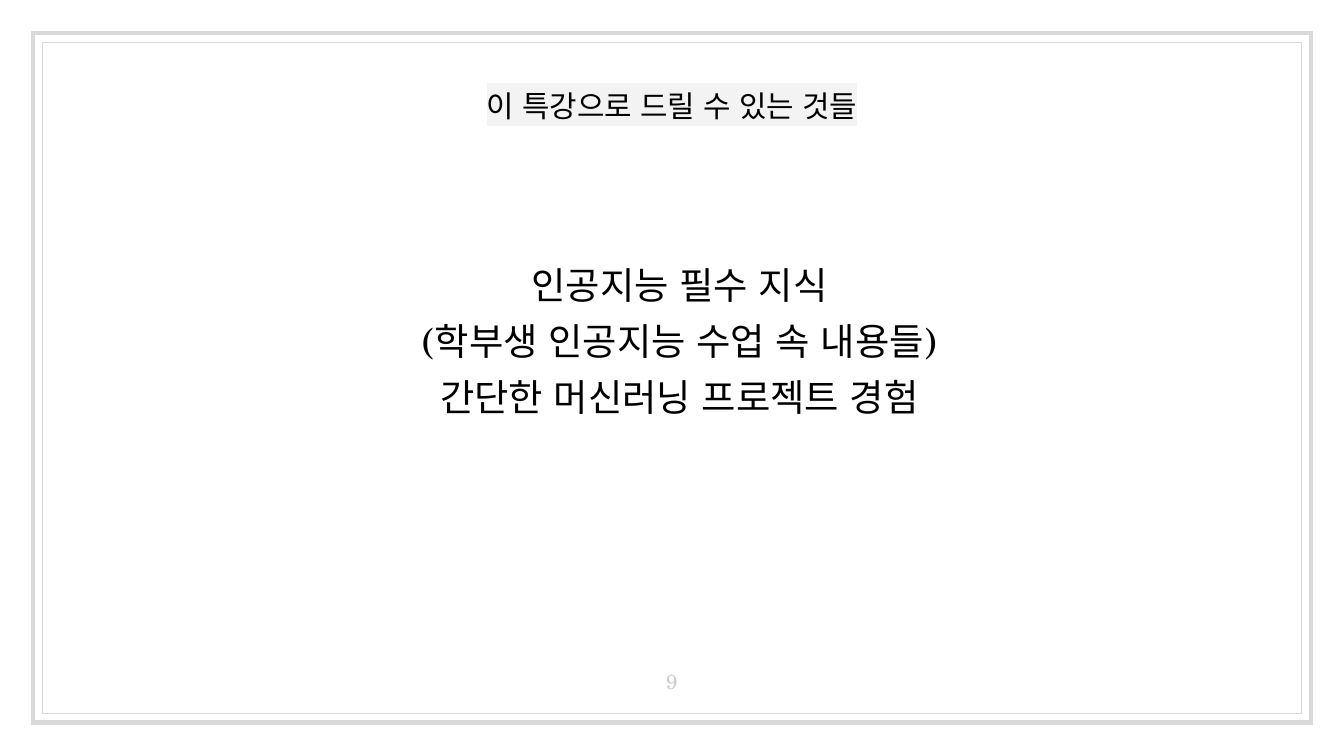
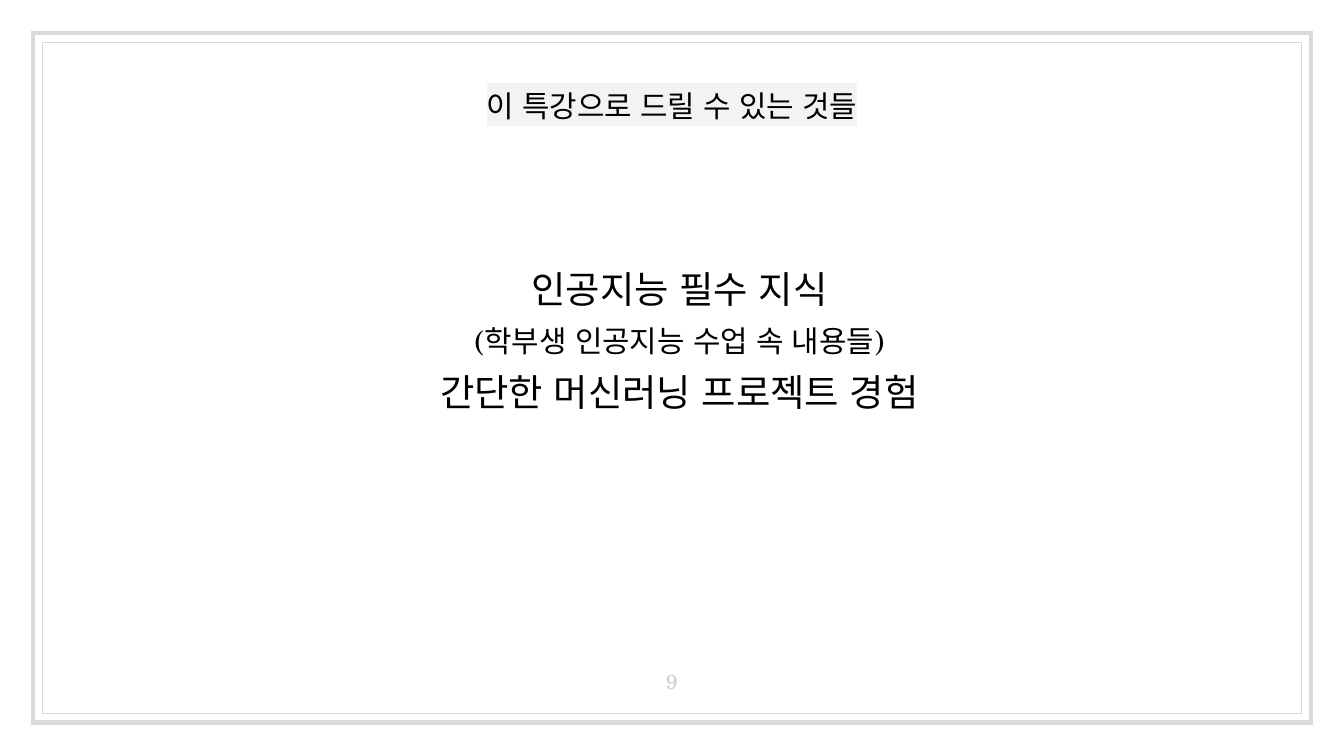
Before and after one commit to kangtegong-lectures/ai-class, a slide deck: slide 9 of 1일차/1026-1-오리엔테이션.pptx. Drawn at 1344x756 pixels with LibreOffice and Linux fonts; fonts in the diff are those of the drawing. Boxes give left, top, right and bottom in pixels: in the first picture for what was removed or moved away, otherwise in the second. Text is boxed around its words. In the diff, an @@ line names an element or a change of style, - is before the commit and + after.

```diff
--- a/1일차/1026-1-오리엔테이션.pptx
+++ b/1일차/1026-1-오리엔테이션.pptx
@@ text at (475,327,884,356): size 20 to 16 pt in "(학부생 인공지능 수업 속 내용들)" @@
```
Also in this commit, not shown: 4 other slides changed, 2 slides added, 2 slides removed, 7 other files.
